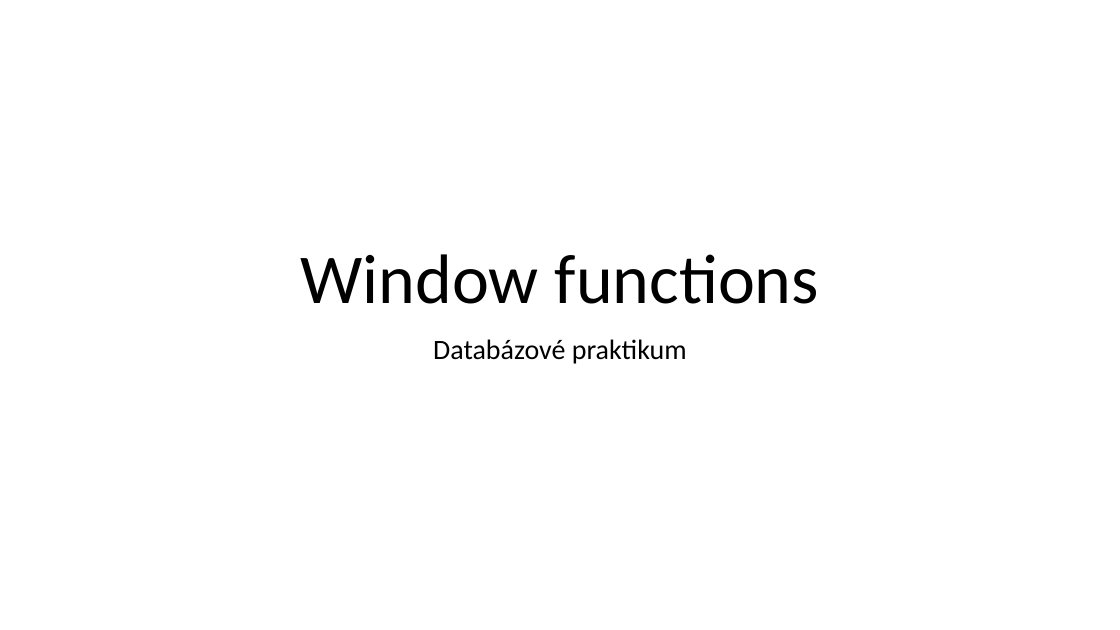
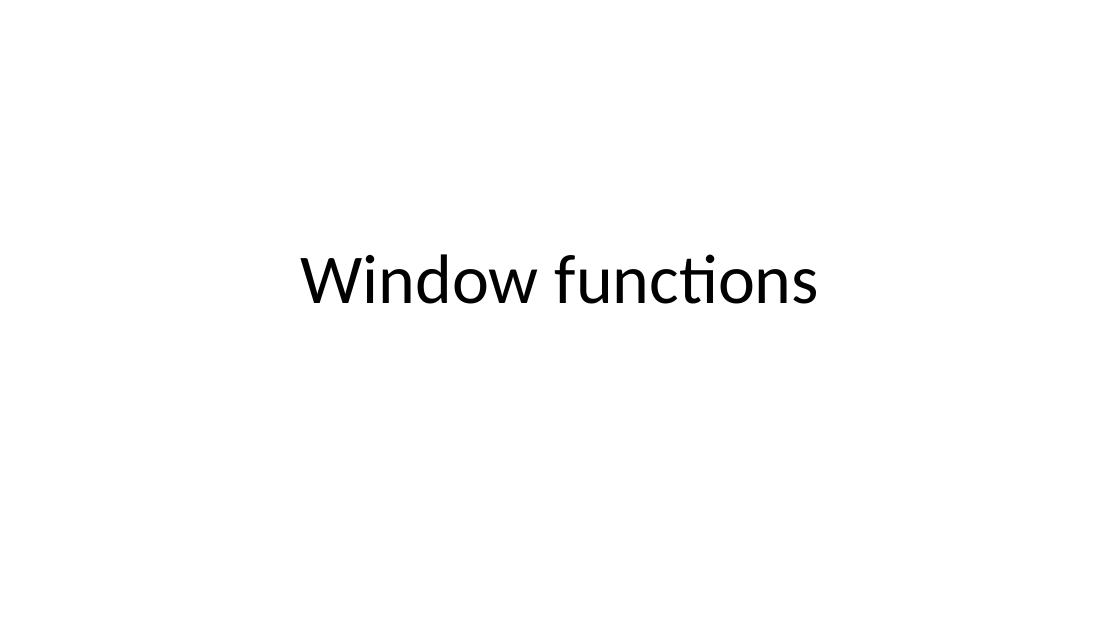
Before and after one commit to janmazak/db_praktikum, a slide deck: slide 1 of materialy/07/window_functions.pptx. Drawn at 1120x630 pixels with LibreOffice and Linux fonts; fonts in the diff are those of the drawing. Boxes give left, top, right and bottom in pixels: in the first picture for what was removed or moved away, otherwise in the second. Text is boxed around its words. In the diff, an @@ line names an element or a change of style, - is before the commit and + after.

```diff
--- a/materialy/07/window_functions.pptx
+++ b/materialy/07/window_functions.pptx
@@ subtitle removed at (433, 339, 687, 364) @@
-Databázové praktikum
```
Also in this commit, not shown: 4 other slides changed, 12 other files.
